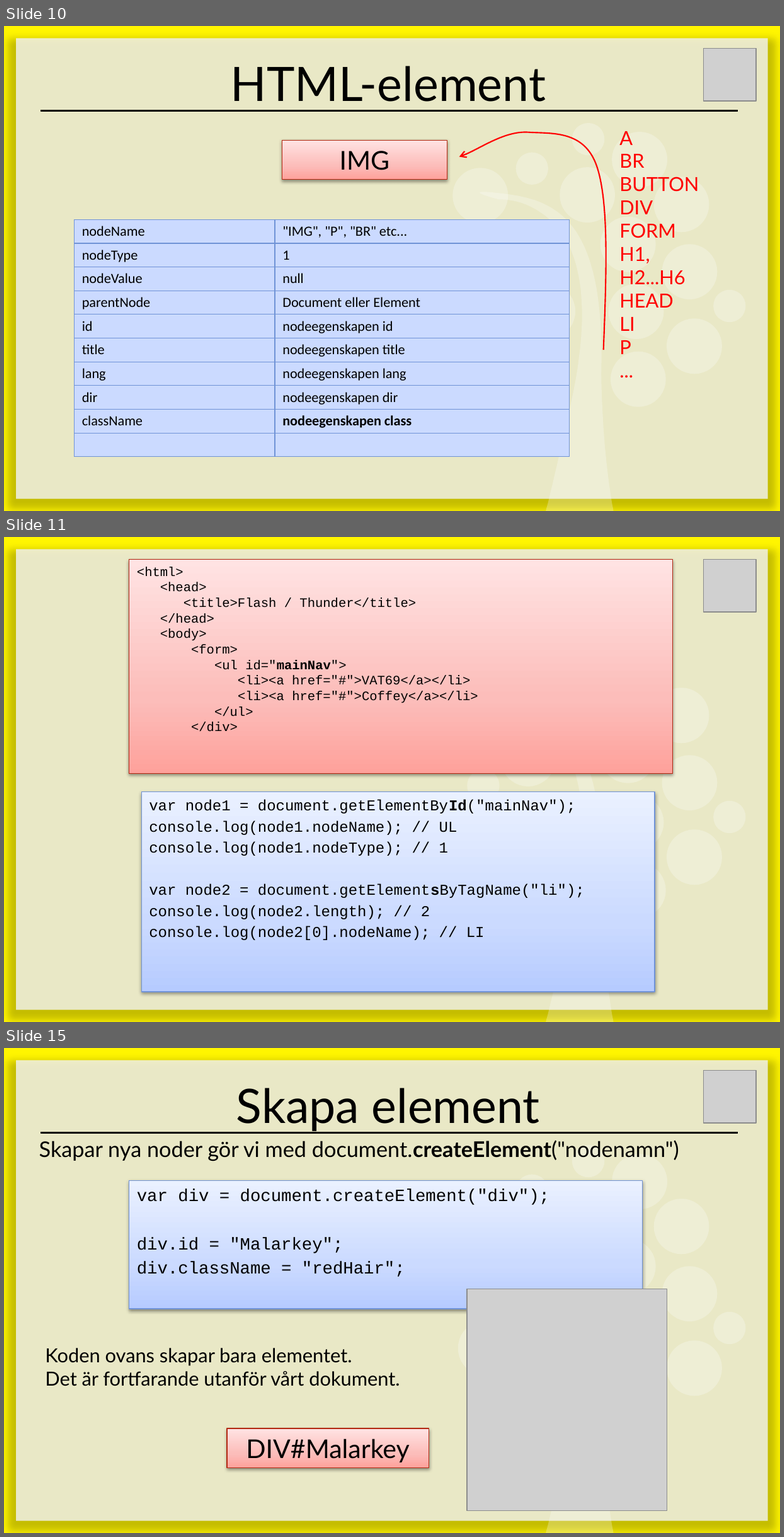
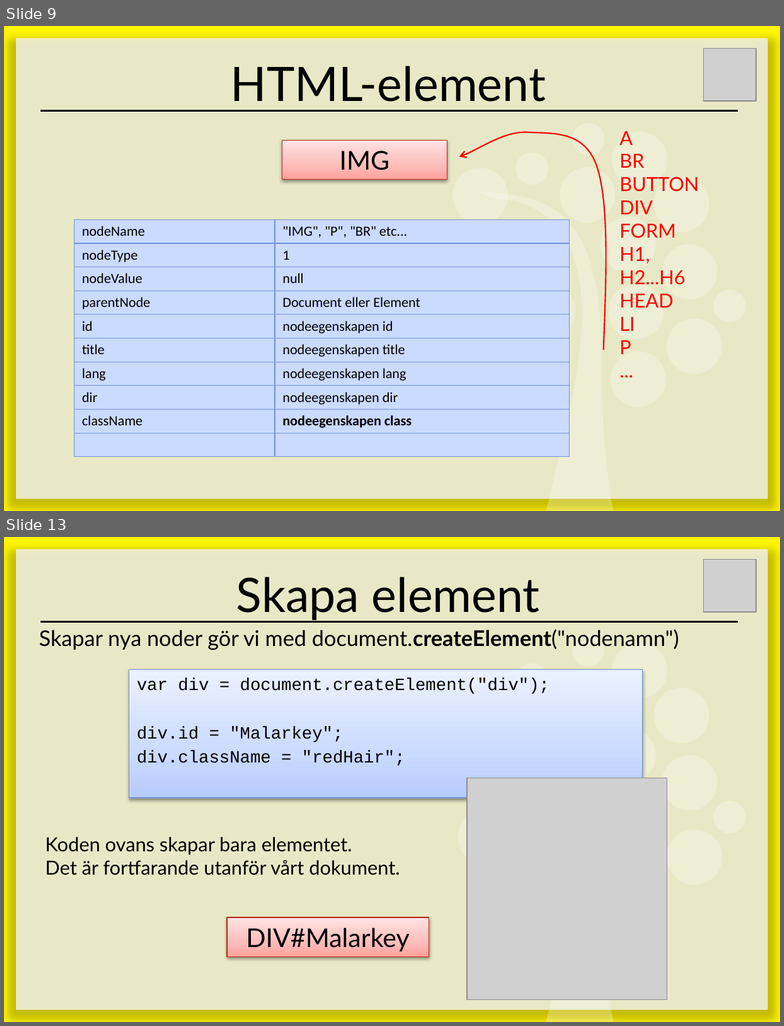
Before and after one commit to 1dv435/Kursmaterial, a slide deck: Föreläsningar/F07 - DOM.pptx. Shown one above the other, each under a label of ours: slides 10, 11 and 15 before the commit, slides 9 and 13 after it; the slides between them are not shown. The pictures are 784x1537 and 784x1026 pixels, drawn with LibreOffice and Linux fonts; fonts in the diff are those of the drawing; grey boxes stand for pictures. Boxes give left, top, right and bottom in pixels: in the first picture for what was removed or moved away, otherwise in the second. Text is boxed around its words. In the diff, an @@ line names an element or a change of style, - is before the commit and + after.

```diff
--- a/Föreläsningar/F07 - DOM.pptx
+++ b/Föreläsningar/F07 - DOM.pptx
@@ slide 11 removed at [4, 537, 780, 1022], background #FFFFFF; not listed: 20 template elements that a slide beside it also shows @@
@@ subtitle removed at [129, 560, 672, 774] @@
-<html>
-<head>
-<title>Flash / Thunder</title>
-</head>
-<body>
-<form>
-<ul id="mainNav">
-<li><a href="#">VAT69</a></li>
-<li><a href="#">Coffey</a></li>
-</ul>
-</div>
@@ picture removed at [704, 560, 757, 613] @@
@@ rectangle removed at [141, 792, 654, 992] @@
-var node1 = document.getElementById("mainNav");
-console.log(node1.nodeName); // UL
-console.log(node1.nodeType); // 1
-var node2 = document.getElementsByTagName("li");
-console.log(node2.length); // 2
-console.log(node2[0].nodeName); // LI
@@ what was slide 10 is now slide 9 @@
@@ what was slide 15 is now slide 13 @@
```
Also in this commit, not shown: 4 slides changed, 1 other slide removed.
